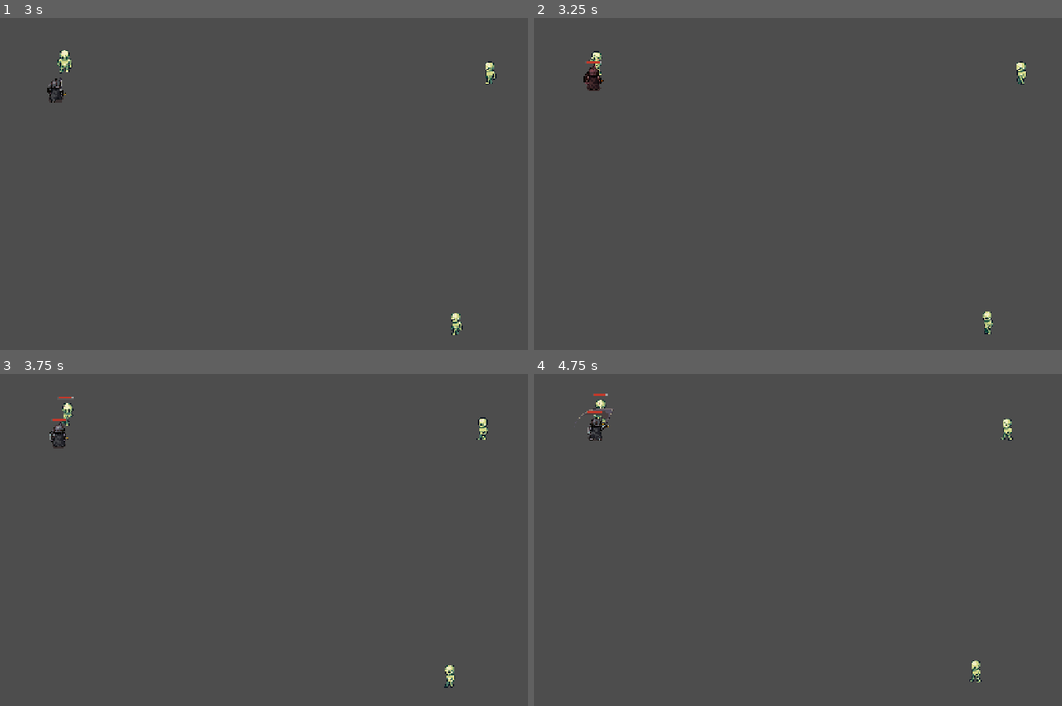
Above: before the commit, frames 1-4 (two rows, left to right).
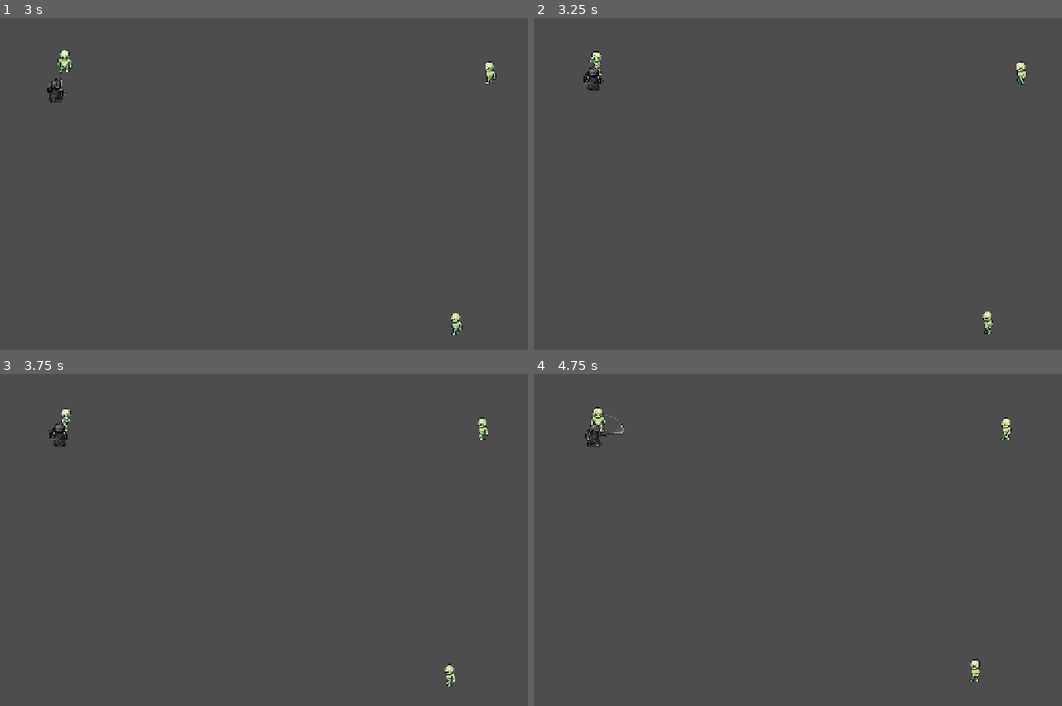
Above: after the commit, the same moments.

Repository: christophedas59/prototype_1
Game: Godot game, scene res://scenes/levels/test_arena.tscn
Two runs of this game, one before a commit and one after it. Both use one fixed random seed, a clock stepped at 60 frames per second and the inputs below. The project has no main scene, so this scene is started directly.
Inputs:
- Up to frame 1 (3 s): hold D (move_right) 0.53-1.28 s; hold S (move_down) 1.28-2.03 s; hold D (move_right) 2.03-2.78 s; hold W (move_up) from 2.78 s (still down)
- Up to frame 2 (3.25 s): keep holding W (move_up)
- Up to frame 3 (3.75 s): release W (move_up) at 3.53 s; hold A (move_left) from 3.53 s (still down)
- Up to frame 4 (4.75 s): keep holding A (move_left)

Frame 1 is identical in both runs. In frame 2, less than 0.1% of the frame differs, in the area x 9-13%, y 13-22%; in frame 3, 0.4%; in frame 4, 0.6%, in the area x 8-91%, y 5-93%.

Commit message:
Implement event-driven melee combat with hitbox and hurtbox

Diff:
--- a/scenes/entities/combat_entity.tscn
+++ b/scenes/entities/combat_entity.tscn
@@ -7,6 +7,17 @@
 [ext_resource type="Script" path="res://scripts/components/health_bar_component.gd" id="5_comp1"]
 [ext_resource type="Script" path="res://scripts/components/targeting_system.gd" id="6_comp2"]
 [ext_resource type="Script" path="res://scripts/components/combat_feedback.gd" id="7_comp3"]
+[ext_resource type="Script" path="res://scripts/components/hurtbox_component.gd" id="8_comp4"]
+[ext_resource type="Script" path="res://scripts/components/melee_hitbox_component.gd" id="9_comp5"]
+
+[sub_resource type="CircleShape2D" id="CircleShape2D_body"]
+radius = 8.0
+
+[sub_resource type="CircleShape2D" id="CircleShape2D_hurtbox"]
+radius = 10.0
+
+[sub_resource type="CircleShape2D" id="CircleShape2D_attack"]
+radius = 20.0
 
 [node name="Fighter" type="CharacterBody2D"]
 script = ExtResource("1_a4q2m")
@@ -14,6 +25,27 @@
 [node name="Visual" type="AnimatedSprite2D" parent="."]
 
 [node name="BodyCollision" type="CollisionShape2D" parent="."]
+shape = SubResource("CircleShape2D_body")
+
+[node name="Hurtbox" type="Area2D" parent="."]
+collision_layer = 8
+collision_mask = 0
+monitoring = true
+monitorable = true
+script = ExtResource("8_comp4")
+
+[node name="CollisionShape2D" type="CollisionShape2D" parent="Hurtbox"]
+shape = SubResource("CircleShape2D_hurtbox")
+
+[node name="AttackHitbox" type="Area2D" parent="."]
+collision_layer = 0
+collision_mask = 8
+monitoring = false
+monitorable = false
+script = ExtResource("9_comp5")
+
+[node name="CollisionShape2D" type="CollisionShape2D" parent="AttackHitbox"]
+shape = SubResource("CircleShape2D_attack")
 
 [node name="HealthBarGhost" type="TextureProgressBar" parent="."]
 z_index = 100
--- /dev/null
+++ b/scripts/components/hurtbox_component.gd
@@ -0,0 +1,7 @@
+extends Area2D
+class_name HurtboxComponent
+
+signal hit_received(attacker: Node2D, amount: int, hit_position: Vector2)
+
+func receive_hit(attacker: Node2D, amount: int, hit_position: Vector2) -> void:
+	hit_received.emit(attacker, amount, hit_position)
--- /dev/null
+++ b/scripts/components/melee_hitbox_component.gd
@@ -0,0 +1,74 @@
+extends Area2D
+class_name MeleeHitboxComponent
+
+signal hit_confirmed(target: Node2D, amount: int)
+
+@export var active_time: float = 0.08
+
+var _attacker: Node2D = null
+var _damage: int = 0
+var _active: bool = false
+var _already_hit: Dictionary = {}
+
+func _ready() -> void:
+	monitoring = false
+	area_entered.connect(_on_area_entered)
+
+
+func start_swing(attacker: Node2D, amount: int) -> void:
+	if _active:
+		return
+
+	_attacker = attacker
+	_damage = amount
+	_active = true
+	_already_hit.clear()
+	monitoring = true
+
+	var timer := get_tree().create_timer(active_time)
+	timer.timeout.connect(_end_swing)
+
+
+func _end_swing() -> void:
+	monitoring = false
+	_active = false
+	_attacker = null
+	_damage = 0
+	_already_hit.clear()
+
+
+func _on_area_entered(area: Area2D) -> void:
+	if not _active:
+		return
+	if area == null or not area.has_method("receive_hit"):
+		return
+
+	var target_owner: Node = area.get_parent()
+	if target_owner == null:
+		return
+	if target_owner == _attacker:
+		return
+
+	var target_id: int = target_owner.get_instance_id()
+	if _already_hit.has(target_id):
+		return
+	if not _can_hit_target(target_owner):
+		return
+
+	_already_hit[target_id] = true
+	area.call("receive_hit", _attacker, _damage, global_position)
+	hit_confirmed.emit(target_owner as Node2D, _damage)
+
+
+func _can_hit_target(target_owner: Node) -> bool:
+	if _attacker == null:
+		return false
+
+	if _attacker.has_method("get_team") and target_owner.has_method("get_team"):
+		var attacker_team: Variant = _attacker.call("get_team")
+		var target_team: Variant = target_owner.call("get_team")
+		if typeof(attacker_team) == TYPE_STRING and attacker_team != "":
+			if attacker_team == target_team:
+				return false
+
+	return true
--- a/scripts/components/targeting_system.gd
+++ b/scripts/components/targeting_system.gd
@@ -117,7 +117,16 @@
 
 
 func _is_target_alive(node: Node) -> bool:
-	"""Considère une cible vivante par défaut, sauf si elle expose is_dead=true."""
+	"""
+	Contrat cible prioritaire:
+	1) méthode is_alive() -> bool
+	2) fallback legacy : propriété is_dead
+	"""
+	if node.has_method("is_alive"):
+		var alive: Variant = node.call("is_alive")
+		if typeof(alive) == TYPE_BOOL:
+			return alive
+
 	var dead_flag: Variant = node.get("is_dead")
 	if typeof(dead_flag) == TYPE_BOOL and dead_flag:
 		return false
--- a/scripts/entities/combat_entity.gd
+++ b/scripts/entities/combat_entity.gd
@@ -23,6 +23,8 @@
 @onready var health_bar_comp: HealthBarComponent = $HealthBarComponent
 @onready var targeting_comp: TargetingSystem = $TargetingSystem
 @onready var feedback_comp: CombatFeedback = $CombatFeedback
+@onready var hurtbox_comp: HurtboxComponent = $Hurtbox
+@onready var melee_hitbox_comp: MeleeHitboxComponent = $AttackHitbox
 
 
 # -------------------------------------------------------------------
@@ -77,6 +79,24 @@
 
 
 # -------------------------------------------------------------------
+# CONTRAT PUBLIC (pour composants/IA externes)
+# -------------------------------------------------------------------
+
+func is_alive() -> bool:
+	"""Contrat explicite : indique si l'entité est vivante."""
+	return not is_dead
+
+
+func get_team() -> String:
+	"""Contrat explicite : expose la faction logique de l'entité."""
+	if is_player or autonomous:
+		return "player"
+	if is_enemy:
+		return "enemy"
+	return "neutral"
+
+
+# -------------------------------------------------------------------
 # CYCLE DE VIE
 # -------------------------------------------------------------------
 
@@ -94,6 +114,9 @@
 	# Connect l'animation finished
 	if not visual.animation_finished.is_connected(_on_animation_finished):
 		visual.animation_finished.connect(_on_animation_finished)
+
+	if not hurtbox_comp.hit_received.is_connected(_on_hurtbox_hit_received):
+		hurtbox_comp.hit_received.connect(_on_hurtbox_hit_received)
 
 
 func _physics_process(delta: float) -> void:
@@ -241,8 +264,8 @@
 
 	play_attack_animation()
 
-	# Dégâts sans hitbox (proto)
-	target.take_damage(attack_damage, self)
+	# Déclenche la hitbox de mêlée (détection via hurtbox + événements)
+	melee_hitbox_comp.start_swing(self, attack_damage)
 
 
 func play_attack_animation() -> void:
@@ -279,6 +302,11 @@
 		)
 
 
+
+
+func _on_hurtbox_hit_received(attacker: Node2D, amount: int, _hit_position: Vector2) -> void:
+	take_damage(amount, attacker)
+
 func take_damage(amount: int, from: Node2D = null) -> void:
 	if is_dead or feedback_comp.is_invulnerable():
 		return
@@ -316,6 +344,11 @@
 	# Désactive collision
 	if is_instance_valid(body_collision):
 		body_collision.disabled = true
+
+	if is_instance_valid(hurtbox_comp):
+		hurtbox_comp.monitoring = false
+	if is_instance_valid(melee_hitbox_comp):
+		melee_hitbox_comp.monitoring = false
 
 	# Anim death
 	var frames := visual.sprite_frames
Not shown: 1 places in scenes/entities/combat_entity.tscn that only renumber resources
Not shown, changed: scripts/components/README.md
